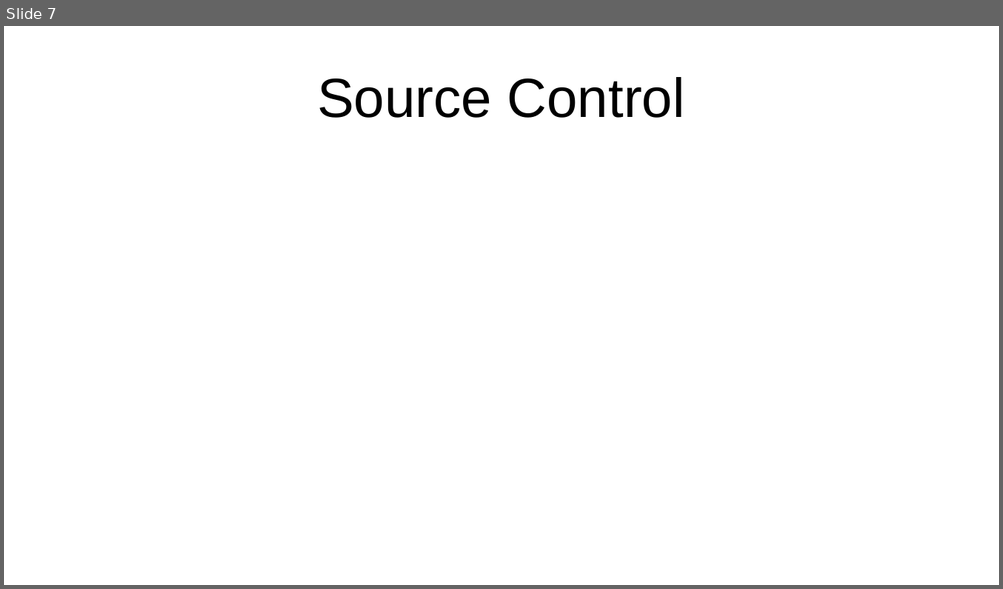
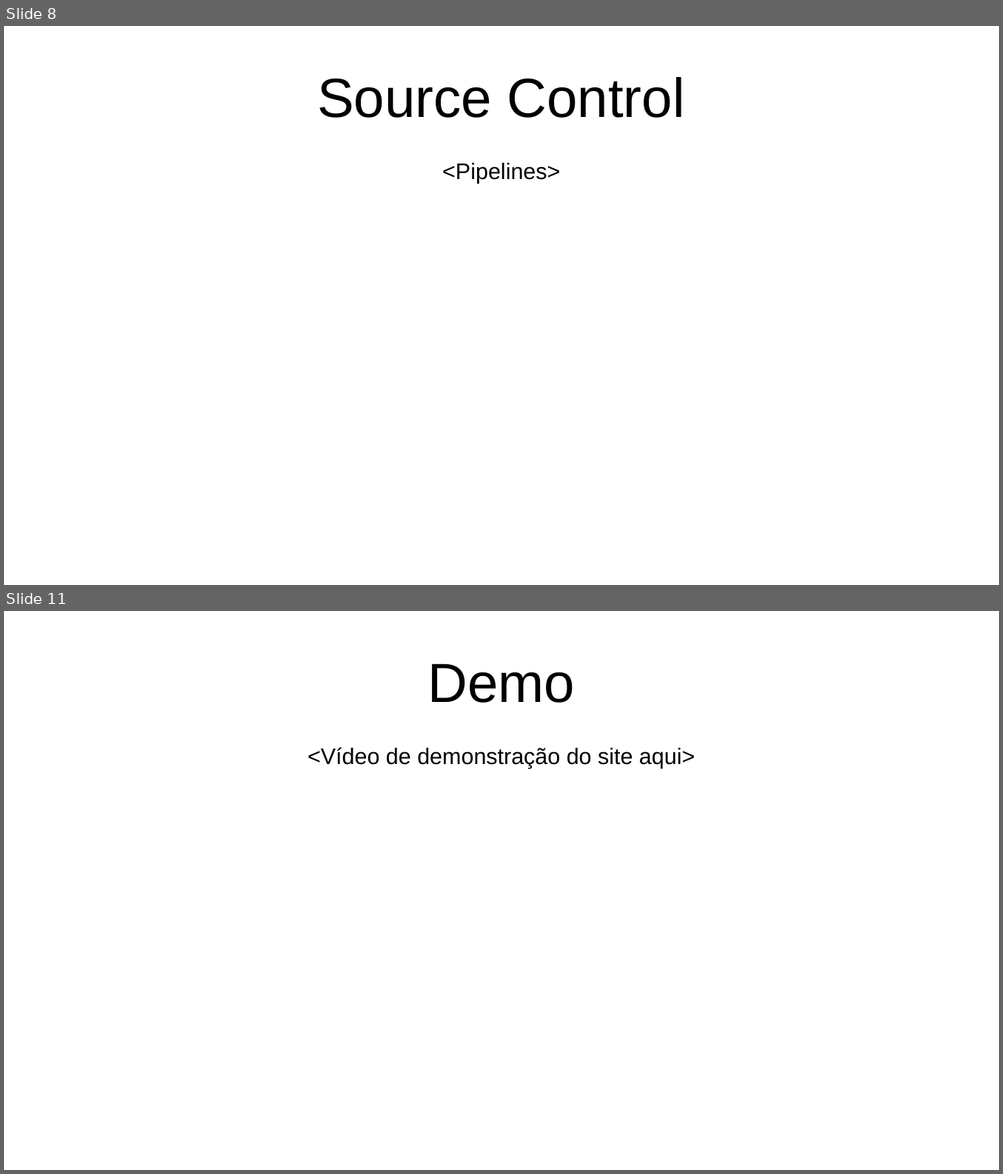
Before and after one commit to TR0NZ0D/Brazil-Career-Hub, a slide deck: Files/TCC - Final/Apresentacao_Final.pptx. Shown one above the other, each under a label of ours: slide 7 before the commit, slides 8 and 11 after it; the slides between them are not shown. The pictures are 1003x589 and 1003x1174 pixels, drawn with LibreOffice and Linux fonts; fonts in the diff are those of the drawing. Boxes give left, top, right and bottom in pixels: in the first picture for what was removed or moved away, otherwise in the second. Text is boxed around its words. In the diff, an @@ line names an element or a change of style, - is before the commit and + after.

```diff
--- a/Files/TCC - Final/Apresentacao_Final.pptx
+++ b/Files/TCC - Final/Apresentacao_Final.pptx
@@ slide 11 added at [4, 611, 999, 1170], background #FFFFFF @@
@@ title added at [427, 664, 575, 703], 44 pt, text #000000 @@
+Demo
@@ text added at [307, 747, 694, 769], 18 pt, text #000000 @@
+<Vídeo de demonstração do site aqui>
@@ what was slide 7 is now slide 8 @@
@@ slide 8 changed as well @@
@@ text added at [442, 163, 560, 184], 18 pt, text #000000 @@
+<Pipelines>
```
Also in this commit, not shown: 1 other slide changed, 6 other slides added, 4 slides removed.
